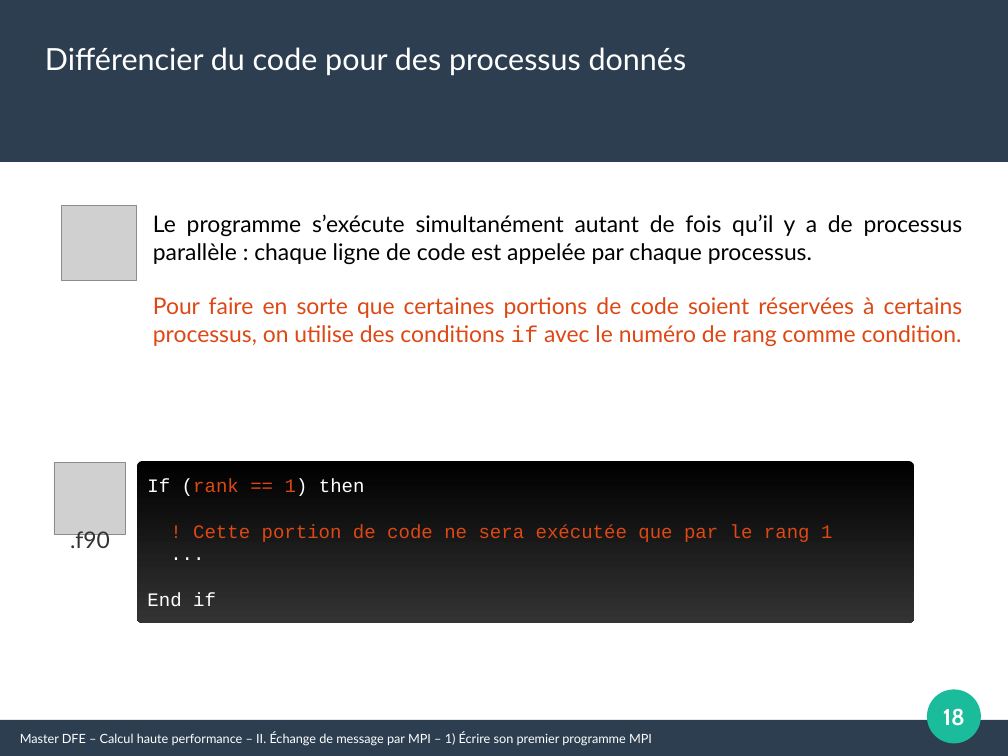
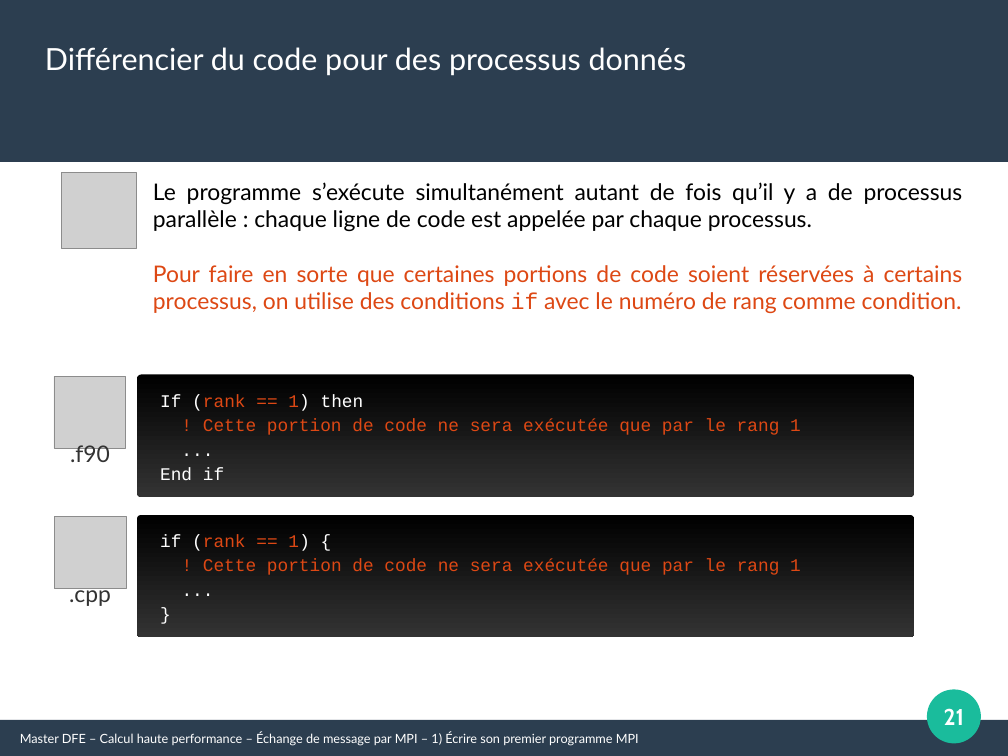
Before and after one commit to Maison-de-la-Simulation/HPC-DFE-Paris-Saclay, a slide deck: slide 21 of support/MPI.odp (slide 18 before the commit). Drawn at 1008x756 pixels with LibreOffice and Linux fonts; fonts in the diff are those of the drawing; grey boxes stand for pictures. Boxes give left, top, right and bottom in pixels: in the first picture for what was removed or moved away, otherwise in the second. Text is boxed around its words. In the diff, an @@ line names an element or a change of style, - is before the commit and + after.

```diff
--- a/support/MPI.odp
+++ b/support/MPI.odp
@@ picture: place and size @@
-picture at <box>61,205,137,281</box>
+picture at <box>61,173,137,249</box>
@@ text "Le programme s’exécute simultanément autant ...": place and size @@
-text "Le programme s’exécute simultanément autant ..." at <box>153,214,963,346</box>
+text "Le programme s’exécute simultanément autant ..." at <box>153,182,963,313</box>
@@ picture added at <box>54,376,126,448</box> @@
@@ rounded rectangle added at <box>137,374,915,497</box>, fill gradient #000000 to #333333 @@
@@ text added at <box>160,394,801,480</box>, 14 pt, text #DD4814 @@
+If (rank == 1) then
+! Cette portion de code ne sera exécutée que par le rang 1
+...
+End if
@@ text ".f90": place and size @@
-text ".f90" at <box>70,531,110,548</box>
+text ".f90" at <box>70,445,110,462</box>
@@ picture: place and size @@
-picture at <box>54,463,126,535</box>
+picture at <box>54,517,126,589</box>
@@ rounded rectangle added at <box>137,515,915,638</box>, fill gradient #000000 to #333333 @@
@@ text "if (rank == 1) {": place and size @@
-text "if (rank == 1) {" at <box>137,461,915,623</box>
+text "if (rank == 1) {" at <box>160,535,801,575</box>
@@ text "if (rank == 1) {" at <box>160,535,801,575</box>: vertical alignment middle to top; fill gradient #000000 to #333333 to none @@
@@ text at <box>160,535,310,551</box>: text changed; size 15 to 14 pt; text colour #FFFFFF to #DD4814 @@
-If (rank == 1) then
+if (rank == 1) {
@@ text at <box>203,559,801,575</box>: size 15 to 14 pt in "! Cette portion de code ne sera ...", "..."; line spacing 1 to 1.15 @@
@@ text added at <box>69,588,111,607</box>, 18 pt, text #333333 @@
+.cpp
@@ text at <box>147,593,216,606</box>: text changed; size 15 to 14 pt @@
-End if
+}
@@ page number at <box>944,708,965,725</box>: text changed @@
-18
+21
@@ text at <box>20,732,639,746</box>: text changed @@
-Master DFE – Calcul haute performance – II. Échange de message par MPI – 1) Écrire son premier programme MPI
+Master DFE – Calcul haute performance – Échange de message par MPI – 1) Écrire son premier programme MPI
```
Also in this commit, not shown: 28 other slides changed, 7 slides added, 1 slide removed, 2 other files.
